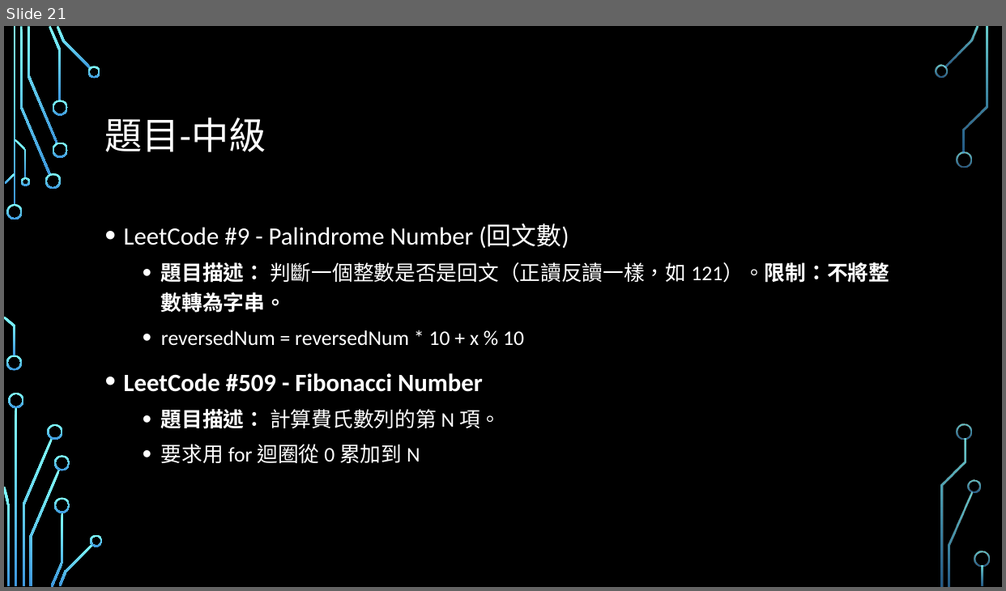
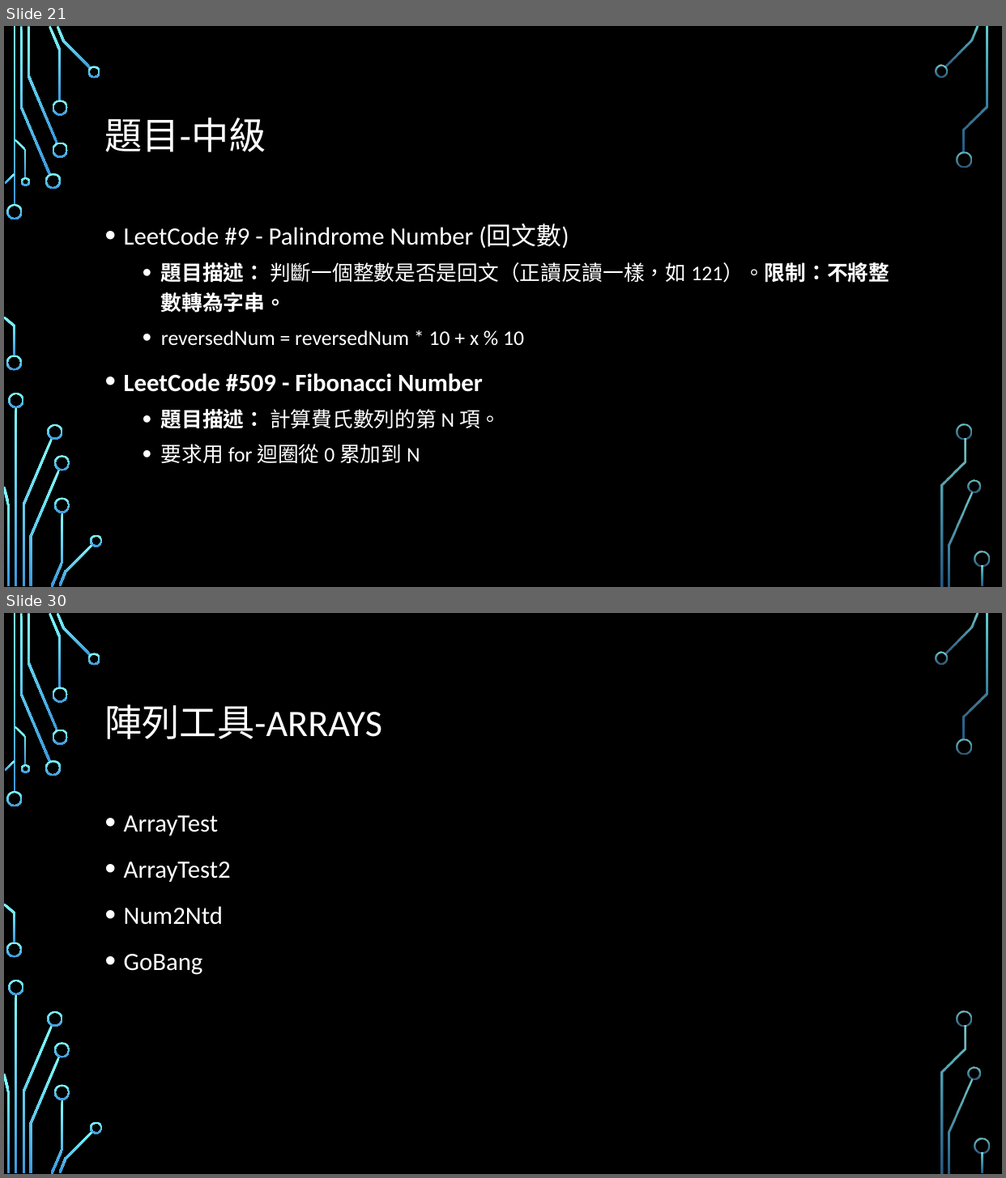
Before and after one commit to Alvin-Lo0729/ncut-java, a slide deck: doc/JAVA0123.pptx. Shown one above the other, each under a label of ours: slide 21 before the commit, slides 21 and 30 after it; the slides between them are not shown. The pictures are 1006x591 and 1006x1178 pixels, drawn with LibreOffice and Linux fonts; fonts in the diff are those of the drawing; background and template pictures are left out. Boxes give left, top, right and bottom in pixels: in the first picture for what was removed or moved away, otherwise in the second. Text is boxed around its words. In the diff, an @@ line names an element or a change of style, - is before the commit and + after.

```diff
--- a/doc/JAVA0123.pptx
+++ b/doc/JAVA0123.pptx
@@ slide 30 added at bbox=[4, 613, 1002, 1174], background picture (left out); not listed: 36 template elements that a slide beside it also shows @@
@@ title added at bbox=[105, 705, 382, 739], 36 pt, text #FFFFFF @@
+陣列工具-ARRAYS
@@ text added at bbox=[124, 815, 231, 975], 24 pt, text #FFFFFF @@
+• ArrayTest
+• ArrayTest2
+• Num2Ntd
+• GoBang
```
Also in this commit, not shown: 9 other slides added, 7 other files.
